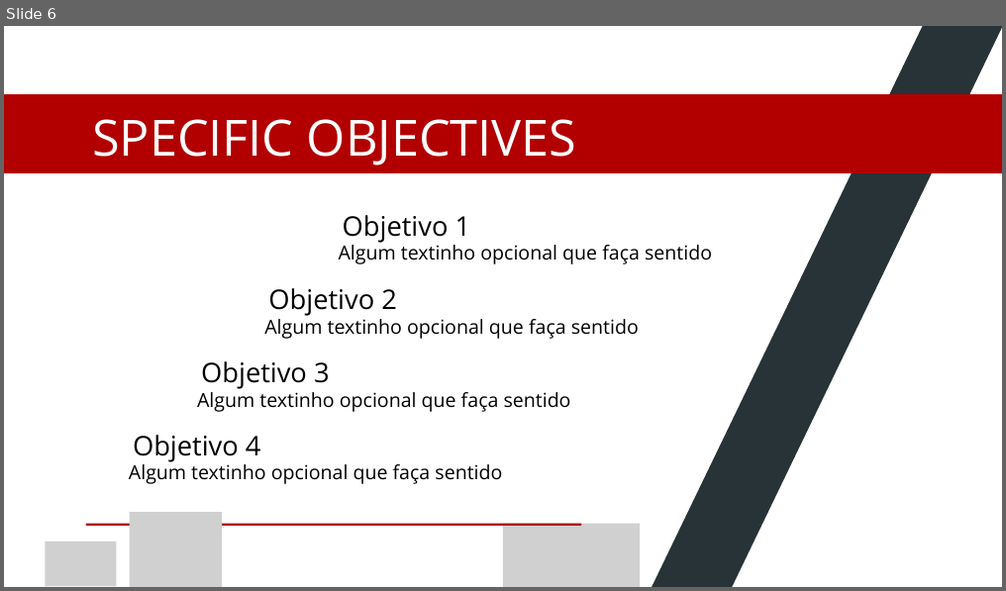
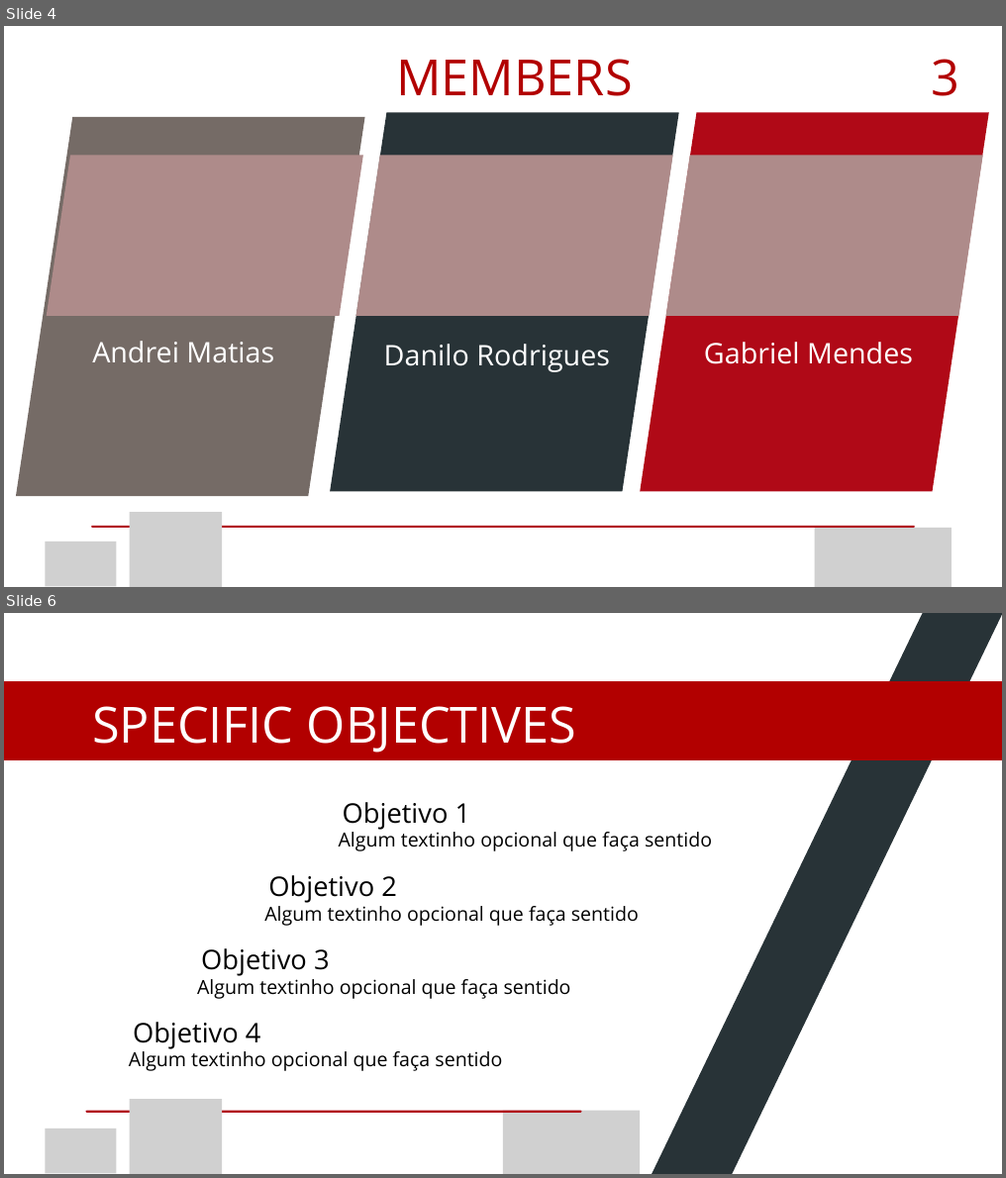
Before and after one commit to gabrielMendes21/tcc-etecZL, a slide deck: apresentacao/IBM Project - apresentacao.pptx. Shown one above the other, each under a label of ours: slide 6 before the commit, slides 4 and 6 after it; the slides between them are not shown. The pictures are 1006x591 and 1006x1178 pixels, drawn with LibreOffice and Linux fonts; fonts in the diff are those of the drawing; grey boxes stand for pictures; background and template pictures are left out. Boxes give left, top, right and bottom in pixels: in the first picture for what was removed or moved away, otherwise in the second. Text is boxed around its words. In the diff, an @@ line names an element or a change of style, - is before the commit and + after.

```diff
--- a/apresentacao/IBM Project - apresentacao.pptx
+++ b/apresentacao/IBM Project - apresentacao.pptx
@@ slide 4 added at (4,26,1002,587), background #FFFFFF @@
@@ text added at (396,59,632,96), 72 pt, text #B20000 @@
+MEMBERS
@@ text added at (932,59,960,96), 72 pt, text #B20000 @@
+3
@@ freeform shape added at (330,112,679,491), fill #283337 @@
@@ freeform shape added at (640,112,989,491), fill #B00917 @@
@@ freeform shape added at (16,117,365,496), fill #756B66 @@
@@ freeform shape added at (47,156,363,316), fill #AE8B8A @@
@@ freeform shape added at (355,156,672,316), fill #AE8B8A @@
@@ freeform shape added at (666,156,983,316), fill #AE8B8A @@
@@ text added at (92,341,274,363), 41 pt, text #FFFFFF @@
+Andrei Matias
@@ text added at (384,344,610,372), 41 pt, text #FFFFFF @@
+Danilo Rodrigues
@@ text added at (704,342,913,365), 41 pt, text #FFFFFF @@
+Gabriel Mendes
@@ line added from (92, 527) to (914, 527), #B00917 3 pt @@
@@ picture added at (130,512,222,587) @@
@@ picture added at (814,528,951,587) @@
@@ picture added at (45,542,116,586) @@
```
Also in this commit, not shown: 3 slides changed, 1 other slide added, 2 slides removed.
